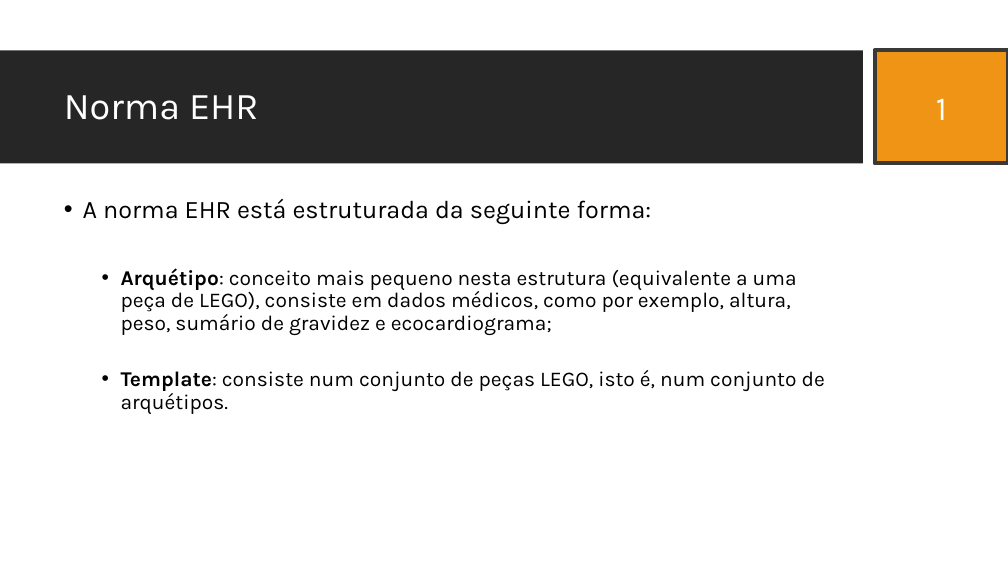
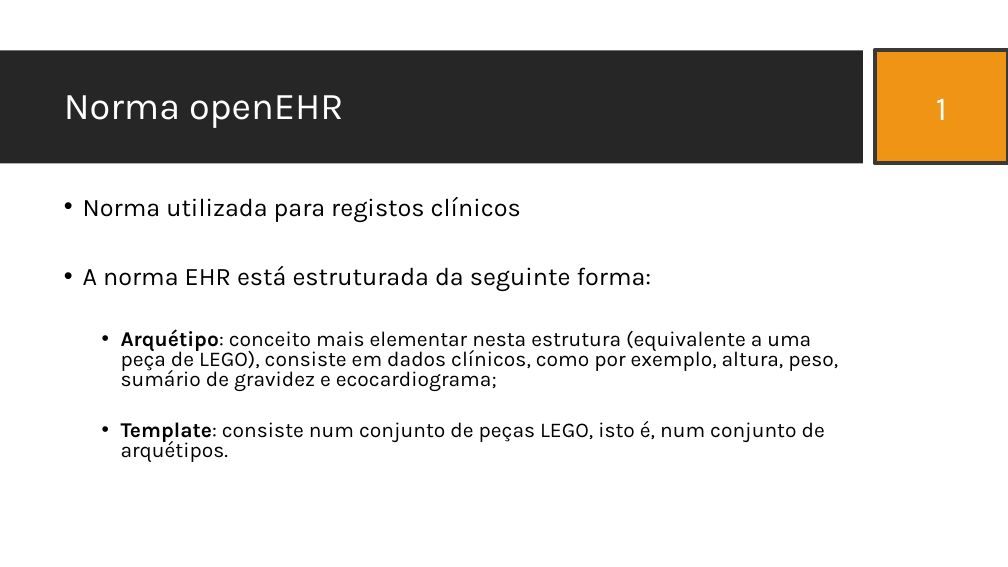
Before and after one commit to JDSBCC/Indexacao-de-Documentos-Clinicos, a slide deck: slide 9 of Dissertacao/4. Defesa da dissertação.pptx. Drawn at 1008x567 pixels with LibreOffice and Linux fonts; fonts in the diff are those of the drawing; background and template pictures are left out. Boxes give left, top, right and bottom in pixels: in the first picture for what was removed or moved away, otherwise in the second. Text is boxed around its words. In the diff, an @@ line names an element or a change of style, - is before the commit and + after.

```diff
--- a/Dissertacao/4. Defesa da dissertação.pptx
+++ b/Dissertacao/4. Defesa da dissertação.pptx
@@ title at (64,95,344,128): text changed @@
-Norma EHR
+Norma openEHR
@@ text at (83,197,521,222): paragraph added @@
+• Norma utilizada para registos clínicos
@@ text at (83,266,825,462): line spacing 0.9 to 0.8 @@
@@ text at (121,329,838,391): text changed @@
-  • Arquétipo: conceito mais pequeno nesta estrutura (equivalente a uma peça de LEGO), consiste em dados médicos, como por exemplo, altura, peso, sumário de gravidez e ecocardiograma;
+  • Arquétipo: conceito mais elementar nesta estrutura (equivalente a uma peça de LEGO), consiste em dados clínicos, como por exemplo, altura, peso, sumário de gravidez e ecocardiograma;
```
Also in this commit, not shown: 3 other slides changed, 1 slide added, 2 slides removed, 11 other files.
